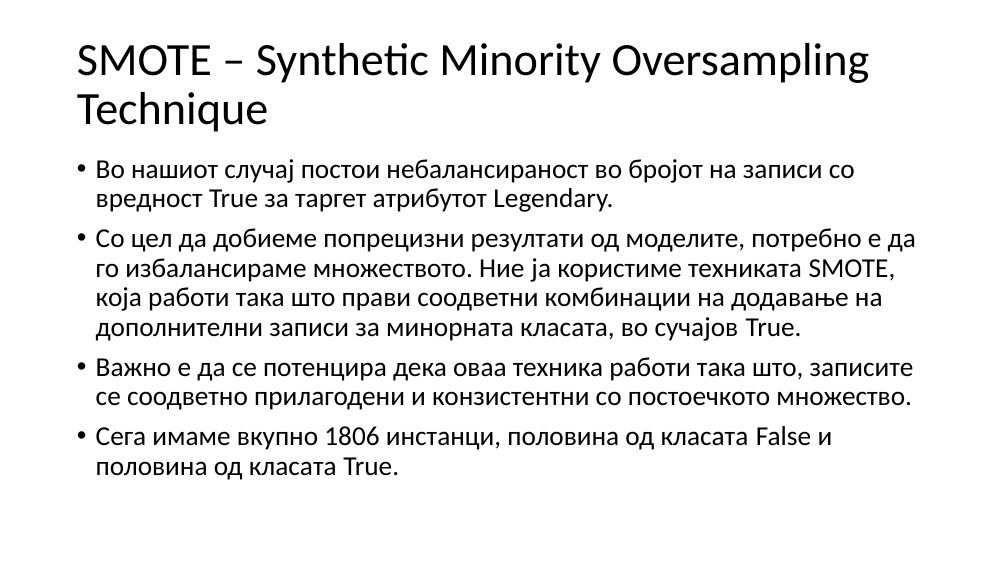
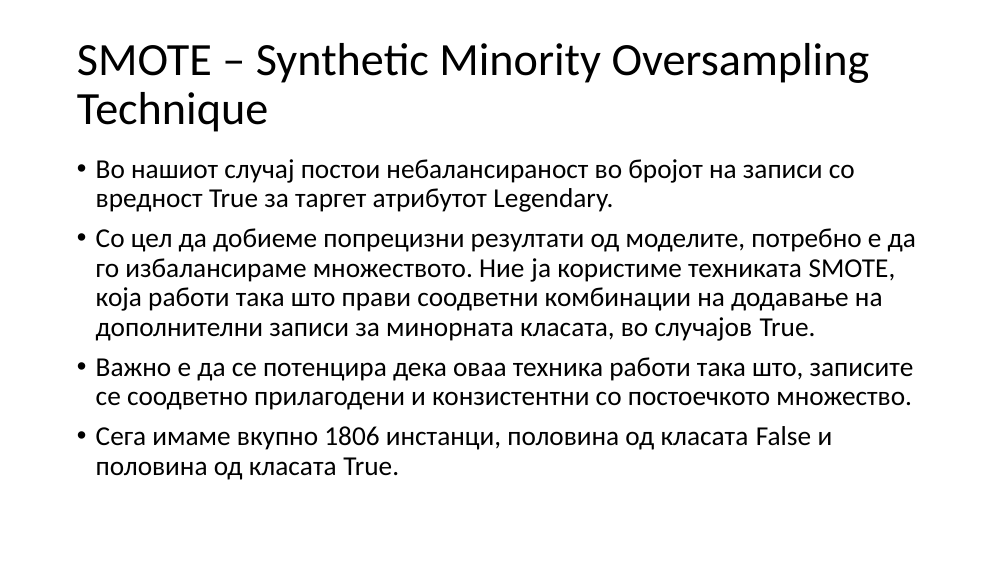
Before and after one commit to HristinaMitrova/Data-Mining-Project-, a slide deck: slide 18 of ПодаточноРударство.pptx. Drawn at 1008x567 pixels with LibreOffice and Linux fonts; fonts in the diff are those of the drawing. Boxes give left, top, right and bottom in pixels: in the first picture for what was removed or moved away, otherwise in the second. Text is boxed around its words. In the diff, an @@ line names an element or a change of style, - is before the commit and + after.

Commit message:
Presentation updated

```diff
--- a/ПодаточноРударство.pptx
+++ b/ПодаточноРударство.pptx
@@ text at (96, 228, 916, 341): text changed @@
-• Со цел да добиеме попрецизни резултати од моделите, потребно е да го избалансираме множеството. Ние ја користиме техниката SMOTE, која работи така што прави соодветни комбинации на додавање на дополнителни записи за минорната класата, во сучајов True.
+• Со цел да добиеме попрецизни резултати од моделите, потребно е да го избалансираме множеството. Ние ја користиме техниката SMOTE, која работи така што прави соодветни комбинации на додавање на дополнителни записи за минорната класата, во случајов True.
```
Also in this commit, not shown: 1 other slide changed.
